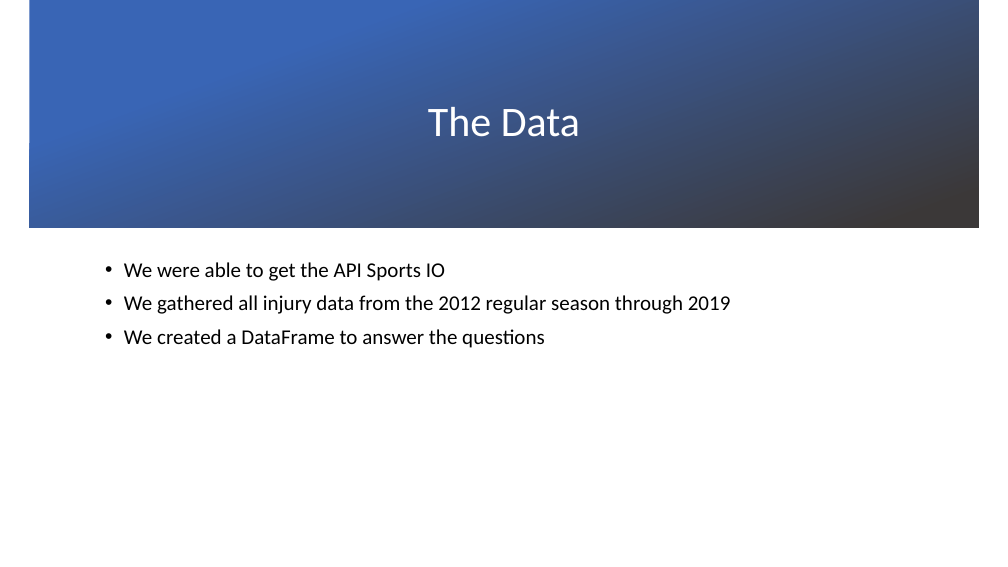
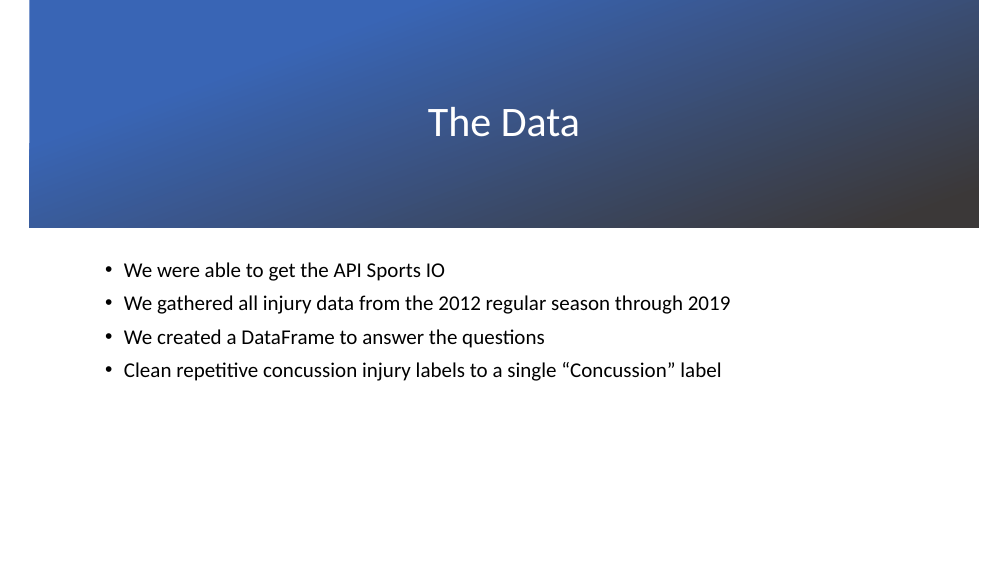
Before and after one commit to trippy64/ConcussionGroupA, a slide deck: slide 4 of Concussions in the NFL.pptx. Drawn at 1008x567 pixels with LibreOffice and Linux fonts; fonts in the diff are those of the drawing; background and template pictures are left out. Boxes give left, top, right and bottom in pixels: in the first picture for what was removed or moved away, otherwise in the second. Text is boxed around its words. In the diff, an @@ line names an element or a change of style, - is before the commit and + after.

Commit message:
powerpoint update

```diff
--- a/Concussions in the NFL.pptx
+++ b/Concussions in the NFL.pptx
@@ text at box(124, 362, 721, 381): paragraph added @@
+• Clean repetitive concussion injury labels to a single “Concussion” label
```
